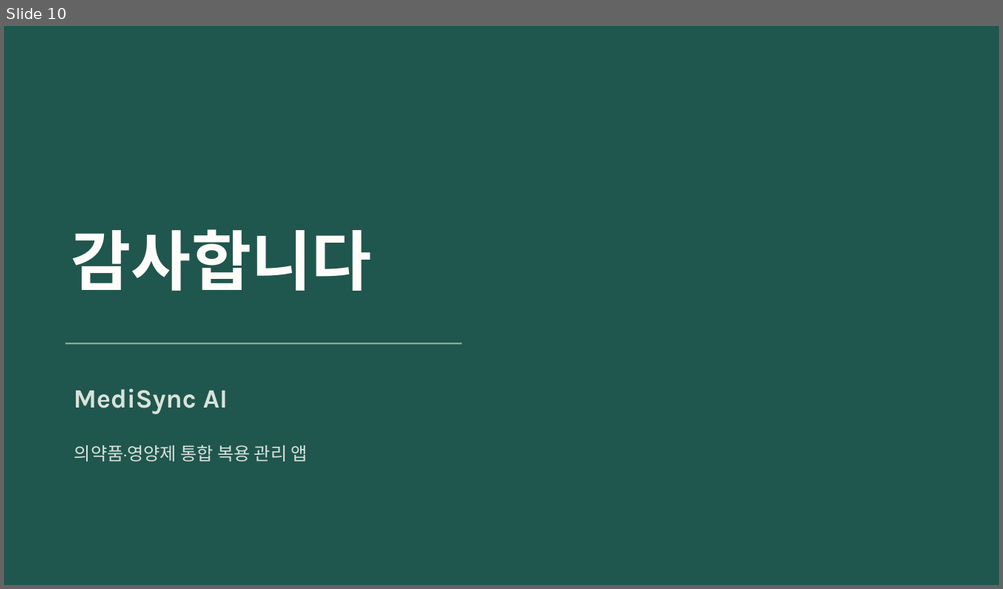
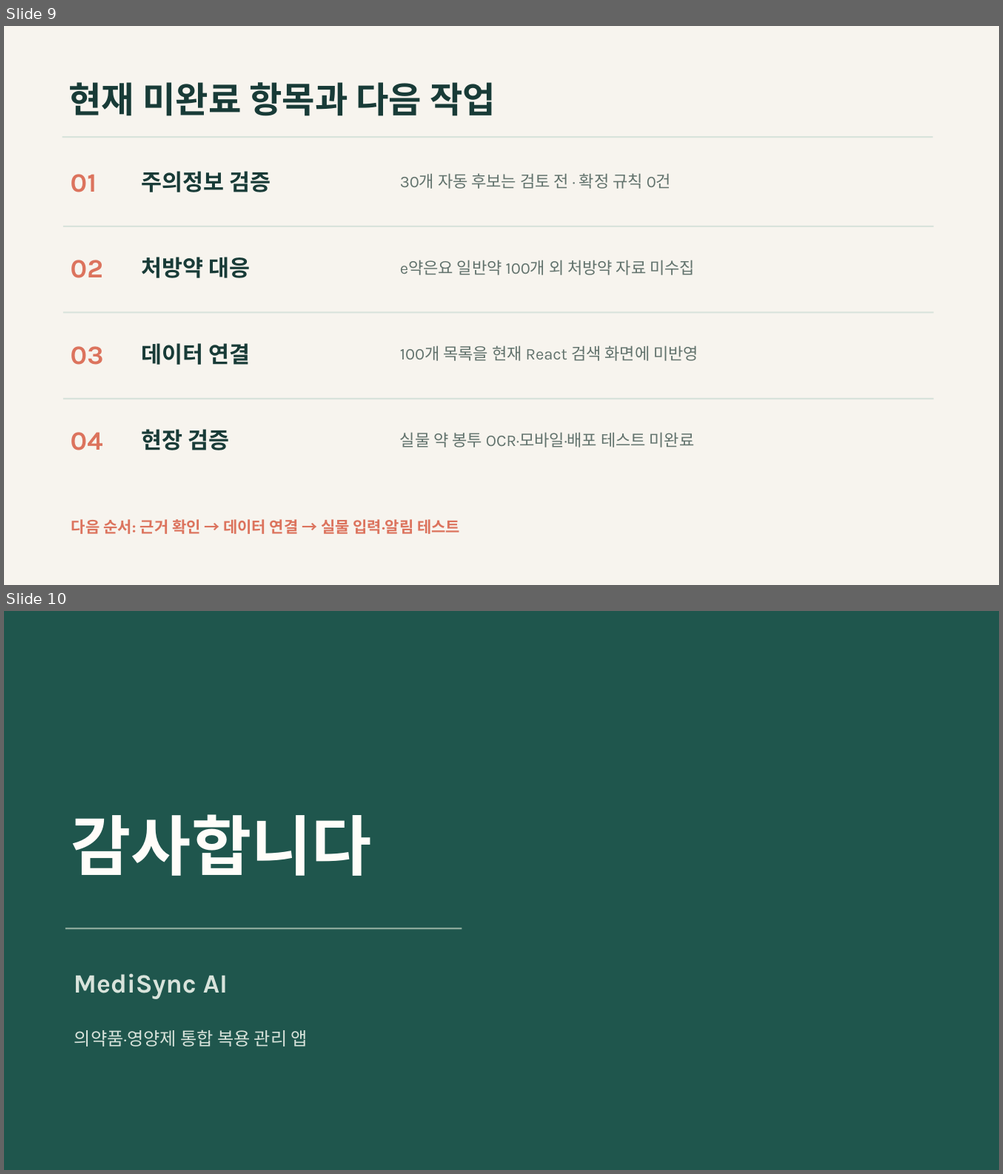
Before and after one commit to chanwoo03/TOC, a slide deck: docs/downloads/MediSync-AI.pptx. Shown one above the other, each under a label of ours: slide 10 before the commit, slides 9 and 10 after it. The pictures are 1003x589 and 1003x1174 pixels, drawn with LibreOffice and Linux fonts; fonts in the diff are those of the drawing. Boxes give left, top, right and bottom in pixels: in the first picture for what was removed or moved away, otherwise in the second. Text is boxed around its words. In the diff, an @@ line names an element or a change of style, - is before the commit and + after.

```diff
--- a/docs/downloads/MediSync-AI.pptx
+++ b/docs/downloads/MediSync-AI.pptx
@@ slide 9 added at (x1=4, y1=26, x2=999, y2=585), background #F7F4EE @@
@@ text added at (x1=69, y1=82, x2=495, y2=116), 34.5 pt, text #183B37, bold @@
+현재 미완료 항목과 다음 작업
@@ rectangle added at (x1=62, y1=136, x2=933, y2=138), fill #D8E3DB @@
@@ text added at (x1=71, y1=174, x2=96, y2=192), 25.5 pt, text #DC735D, bold @@
+01
@@ text added at (x1=141, y1=171, x2=270, y2=192), 21.8 pt, text #183B37, bold @@
+주의정보 검증
@@ text added at (x1=400, y1=173, x2=671, y2=189), 15.8 pt, text #61726C @@
+30개 자동 후보는 검토 전 · 확정 규칙 0건
@@ rectangle added at (x1=63, y1=226, x2=933, y2=227), fill #D8E3DB @@
@@ text added at (x1=71, y1=260, x2=103, y2=278), 25.5 pt, text #DC735D, bold @@
+02
@@ text added at (x1=141, y1=257, x2=250, y2=278), 21.8 pt, text #183B37, bold @@
+처방약 대응
@@ text added at (x1=400, y1=260, x2=694, y2=275), 15.8 pt, text #61726C @@
+e약은요 일반약 100개 외 처방약 자료 미수집
@@ rectangle added at (x1=63, y1=312, x2=933, y2=313), fill #D8E3DB @@
@@ text added at (x1=71, y1=346, x2=104, y2=365), 25.5 pt, text #DC735D, bold @@
+03
@@ text added at (x1=141, y1=343, x2=250, y2=365), 21.8 pt, text #183B37, bold @@
+데이터 연결
@@ text added at (x1=400, y1=346, x2=698, y2=361), 15.8 pt, text #61726C @@
+100개 목록을 현재 React 검색 화면에 미반영
@@ rectangle added at (x1=63, y1=398, x2=933, y2=400), fill #D8E3DB @@
@@ text added at (x1=71, y1=432, x2=103, y2=451), 25.5 pt, text #DC735D, bold @@
+04
@@ text added at (x1=141, y1=429, x2=229, y2=451), 21.8 pt, text #183B37, bold @@
+현장 검증
@@ text added at (x1=400, y1=432, x2=694, y2=448), 15.8 pt, text #61726C @@
+실물 약 봉투 OCR·모바일·배포 테스트 미완료
@@ text added at (x1=71, y1=520, x2=460, y2=534), 15 pt, text #DC735D, bold @@
+다음 순서: 근거 확인 → 데이터 연결 → 실물 입력·알림 테스트
```
Also in this commit, not shown: 2 slides changed, 6 other slides added, 7 slides removed, 26 other files.
